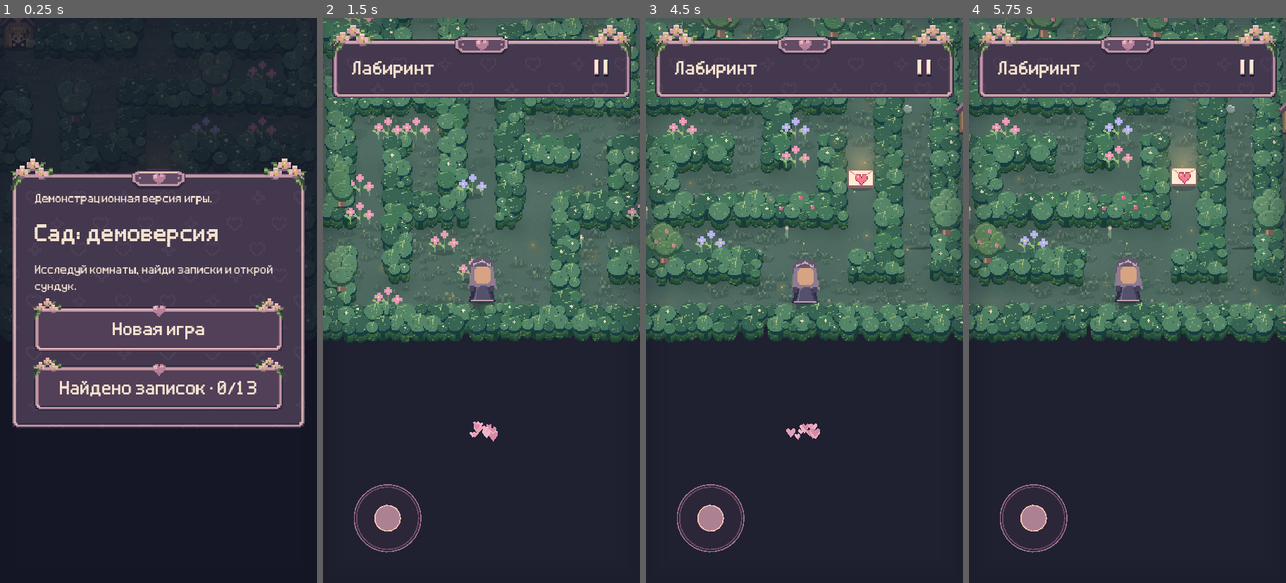
Above: before the commit, frames 1-4 (left to right).
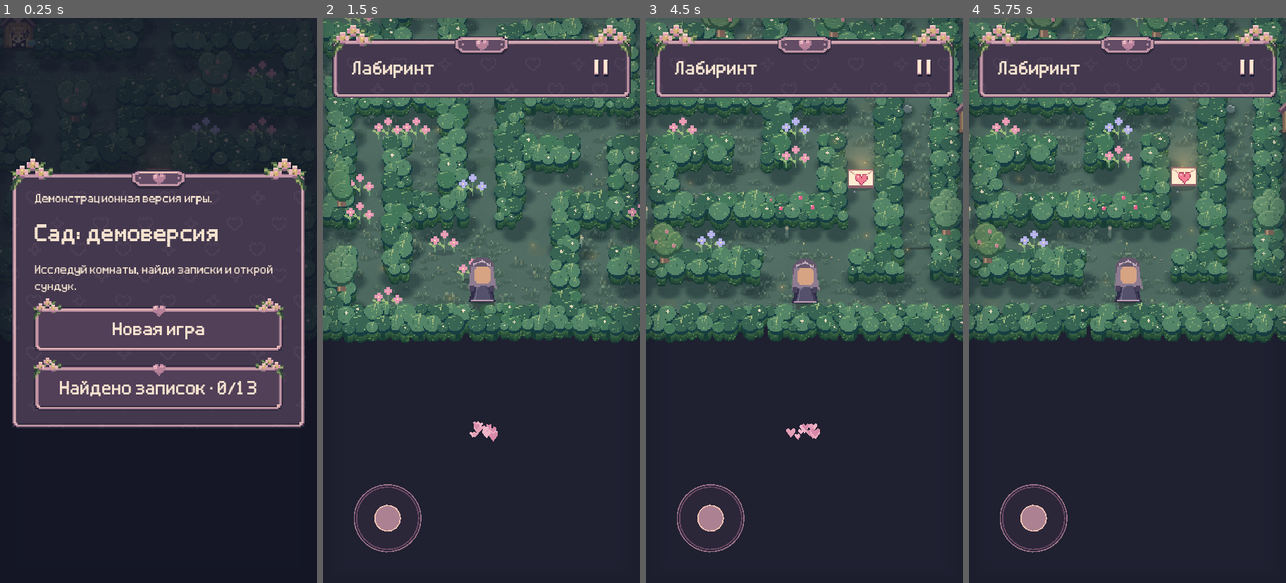
Above: after the commit, the same moments.

Repository: NQUAREx/dina-lovely
Game: Godot game, scene res://main.tscn
Two runs of this game, one before a commit and one after it. Both use one fixed random seed, a clock stepped at 60 frames per second and the inputs below. Sound files missing from this copy of the repository are replaced by a short silence.
Inputs (mouse positions are in pixels of both pictures, inside the frame that each line leads up to):
- Up to frame 1 (0.25 s): no input
- Up to frame 2 (1.5 s): click "Новая игра" at 0.5 s; click "Пойдём" at 1.25 s
- Up to frame 3 (4.5 s): click (924, 68) at 2 s; click "Новая игра" at 2.75 s; click "Начать новую историю" at 3.5 s; click "Пойдём" at 4.25 s
- Up to frame 4 (5.75 s): move the mouse to (1197, 272) at 5.02 s; click (1197, 272) at 5.17 s

The runs differ from the first frame. In frame 2, 1.5% of the frame differs, in the area x 0-100%, y 0-51%; in frame 3, 1.6%; in frame 4, 1.6%, in the area x 0-100%, y 0-50%.

Commit message:
Bake directional soft hedge shadows into maze grass

Diff:
--- a/scripts/game.gd
+++ b/scripts/game.gd
@@ -3721,18 +3721,26 @@
 	grass_texture=ImageTexture.create_from_image(image)
 
 func bake_hedge_shadow(image:Image)->void:
-	var shadow:=Image.create(image.get_width(),image.get_height(),false,Image.FORMAT_RGBA8)
-	var stamp:=Image.create(40,32,false,Image.FORMAT_RGBA8)
-	for y in range(32):
-		for x in range(40):
-			var distance:=Vector2((x-20)/20.0,(y-16)/16.0).length()
-			if distance<1:stamp.set_pixel(x,y,Color(.07,.12,.14,.21*pow(1-distance,1.2)))
+	# Bake a union of crown silhouettes into grass, with light from upper left.
+	# Max coverage prevents overlapping bushes from producing black seams.
+	var width:=image.get_width()
+	var coverage:=PackedFloat32Array();coverage.resize(width*image.get_height())
 	for y in range(5,grid.size()-5):
 		for x in range(grid[0].length()):
-			if grid[y][x]=="#":shadow.blend_rect(stamp,Rect2i(0,0,40,32),Vector2i(x*24-8,y*24+3))
-	for y in range(5,grid.size()-5):
-		for x in range(grid[0].length()):
-			if grid[y][x] in [".","#"]:image.blend_rect(shadow,Rect2i(x*24,y*24,24,24),Vector2i(x*24,y*24))
+			if grid[y][x]!="#":continue
+			for lobe in [Vector3(10,17,15),Vector3(22,19,13),Vector3(16,27,12)]:
+				var centre:=Vector2(x*24,y*24)+Vector2(lobe.x,lobe.y)
+				for py in range(maxi(0,int(centre.y-15)),mini(image.get_height(),int(centre.y+16))):
+					for px in range(maxi(0,int(centre.x-19)),mini(width,int(centre.x+20))):
+						var distance:=Vector2((px-centre.x)/lobe.z,(py-centre.y)/(lobe.z*.68)).length()
+						var alpha:=.38*(1.0-smoothstep(.55,1.15,distance))
+						coverage[py*width+px]=maxf(coverage[py*width+px],alpha)
+	for y in range(5*24,(grid.size()-5)*24):
+		for x in range(width):
+			var alpha:=coverage[y*width+x]
+			if alpha<=0:continue
+			var color:=image.get_pixel(x,y)
+			image.set_pixel(x,y,Color(color.r*(1-alpha*.88),color.g*(1-alpha*.74),color.b*(1-alpha*.60),color.a))
 
 func draw_grass_details() -> void:
 	var viewport := get_viewport_rect().grow(55)
Not shown, added: docs/game.96d37d189223.pck
Not shown, removed: docs/game.d50338ac247f.pck
Not shown, changed: docs/index.pck
